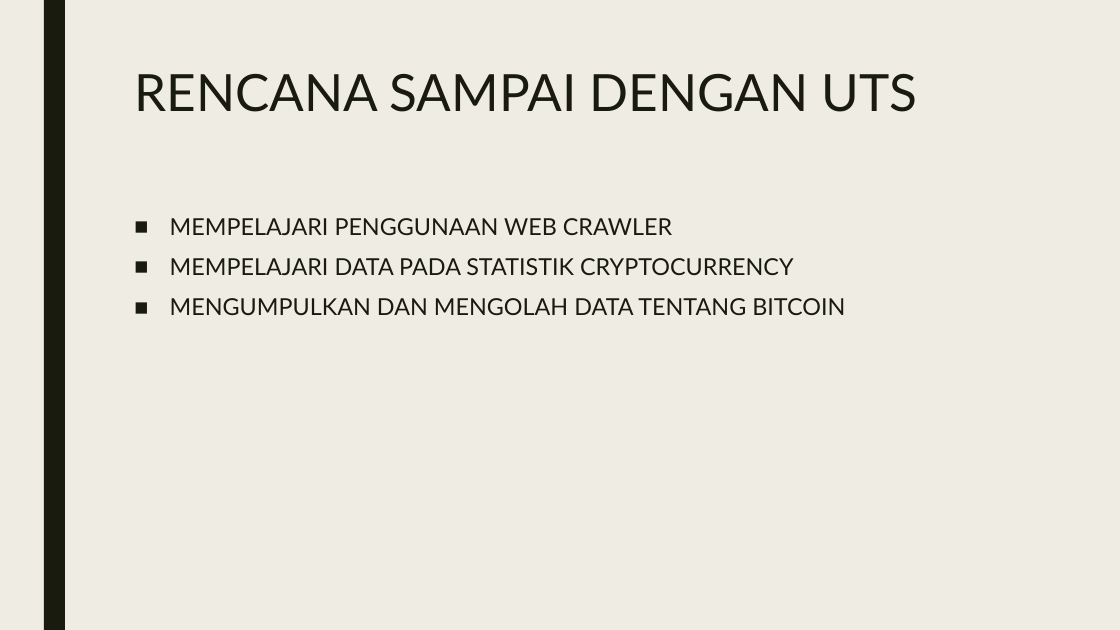
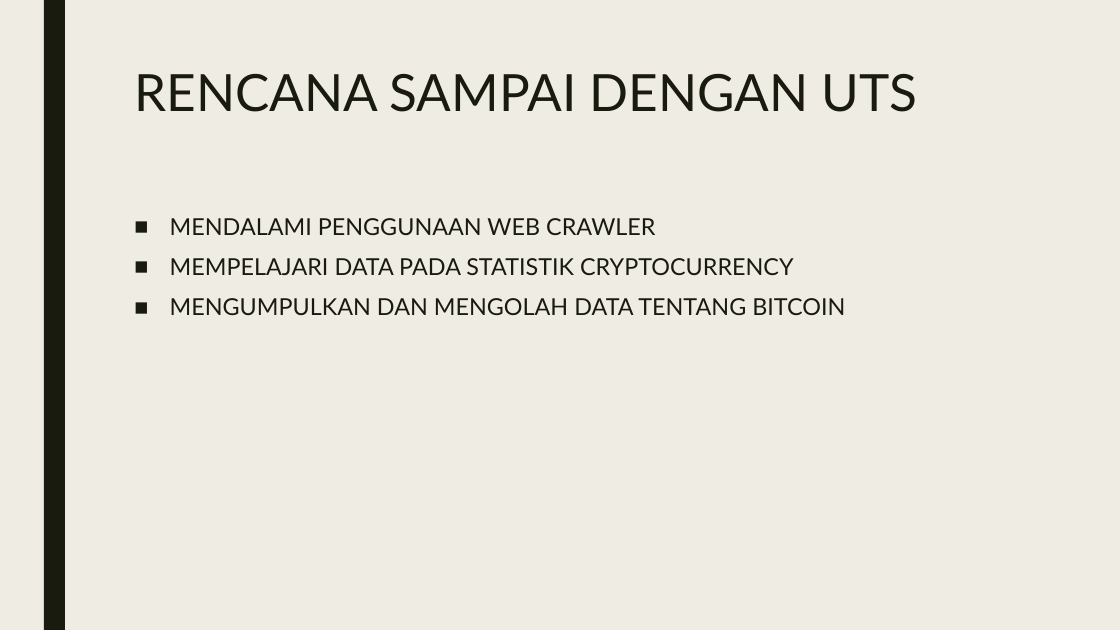
Before and after one commit to azrasabila/CRYPTOMASTER, a slide deck: slide 6 of Kelompok 5 proyek 1.pptx (slide 7 before the commit). Drawn at 1120x630 pixels with LibreOffice and Linux fonts; fonts in the diff are those of the drawing. Boxes give left, top, right and bottom in pixels: in the first picture for what was removed or moved away, otherwise in the second. Text is boxed around its words. In the diff, an @@ line names an element or a change of style, - is before the commit and + after.

```diff
--- a/Kelompok 5 proyek 1.pptx
+++ b/Kelompok 5 proyek 1.pptx
@@ text at <box>170,218,655,235</box>: text changed @@
-■ MEMPELAJARI PENGGUNAAN WEB CRAWLER
+■ MENDALAMI PENGGUNAAN WEB CRAWLER
```
Also in this commit, not shown: 1 slide removed.
